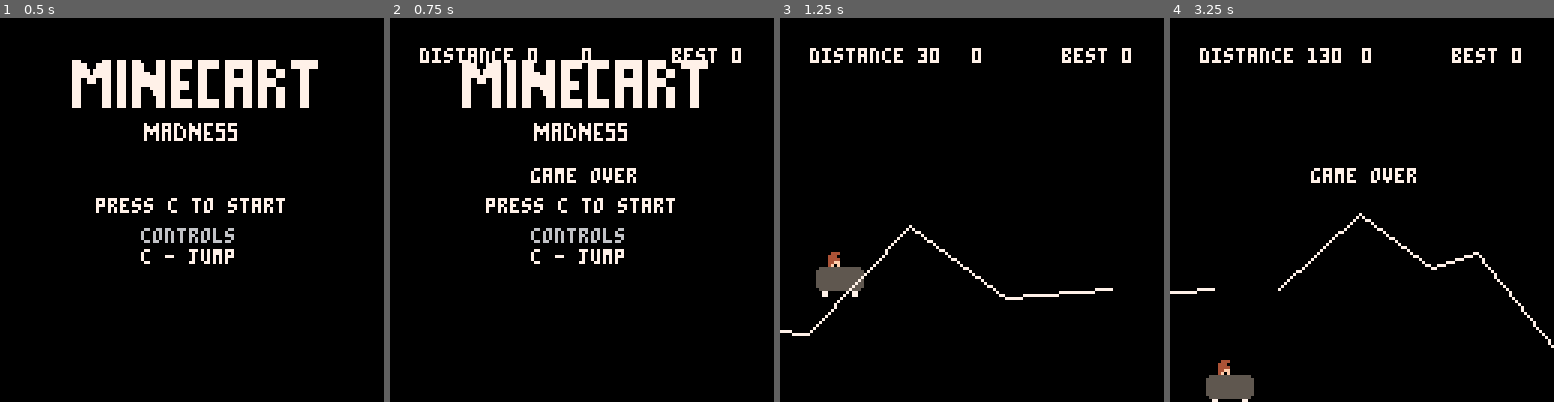
Above: before the commit, frames 1-4 (left to right).
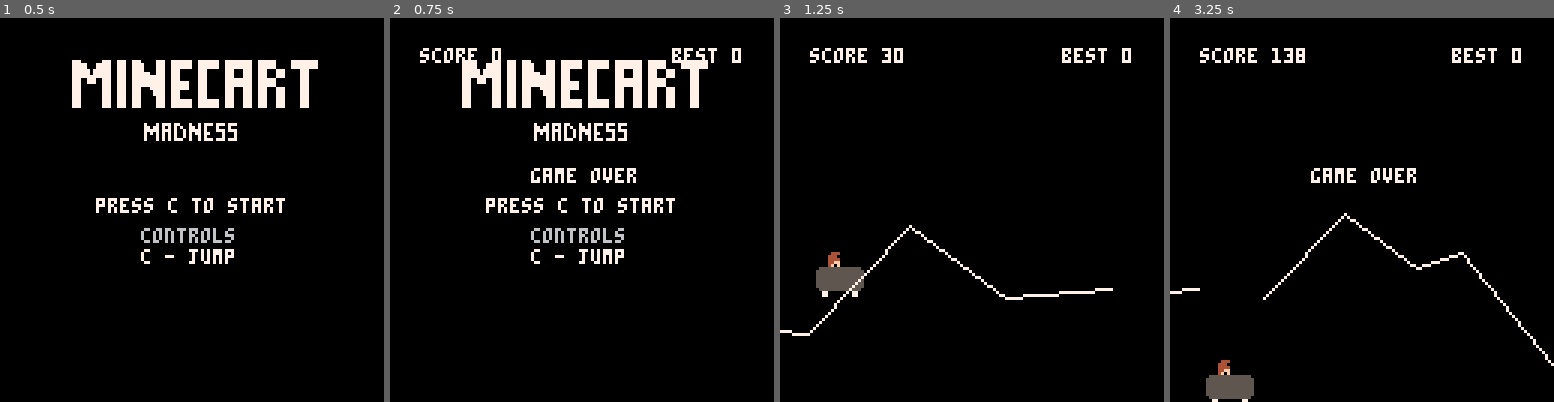
Above: after the commit, the same moments.

Repository: underscorePeanutButter/MinecartMadness
Game: PICO-8 cartridge dkkart.p8
Two runs of this game, one before a commit and one after it. Both use one fixed random seed, a clock stepped at 60 frames per second and the inputs below.
Inputs:
- Up to frame 1 (0.5 s): no input
- Up to frame 2 (0.75 s): tap O (Z key) at 0.7 s
- Up to frame 3 (1.25 s): no input
- Up to frame 4 (3.25 s): tap O (Z key) every 0.4 s from 1.7 to 2.9 s

Frame 1 is identical in both runs. In frame 2, 0.5% of the frame differs, in the area x 7-53%, y 7-12%; in frame 3, 0.5%; in frame 4, 2.0%, in the area x 3-100%, y 7-91%.

Commit message:
Update dkkart.p8
- Increase speed and shorten lookahead based on score
- Decrease frequency of holes
- Allow hole segments to have non-zero slope

Diff:
--- a/dkkart.p8
+++ b/dkkart.p8
@@ -17,9 +17,14 @@
     player_h = sprite_h * 2
     kremling_w = sprite_w * 2
     kremling_h = sprite_h * 2
+
+    player_x_start = 20
+    player_x_speed_start = 2
     track_y_start = 68
     track_y_min = 60
+    track_y_max = 128
     track_y_margin = 60
+    hole_delta_y_max = 20
     track_segment_max_length = 40
     max_track_segments = 10
     max_jump_count = 2
@@ -31,9 +36,9 @@
 
     -- STATE
     player = {
-        x = 20,
+        x = player_x_start,
         y = track_y_start - player_h,
-        x_speed = 2,
+        x_speed = player_x_speed_start,
         y_speed = 0,
         is_jumping = false,
         jump_count = 0,
@@ -176,12 +181,13 @@
 function spawn_hole_segment(start_y)
     segment_length = flr(rnd(10)) + player_w
 
-    -- TODO: allow spawning a y2 that is lower, but not higher
+    delta_y = flr(rnd(hole_delta_y_max)) - hole_delta_y_max / 2
+
     track_segment = {
         x1 = 0,
         y1 = start_y,
         x2 = segment_length,
-        y2 = start_y,
+        y2 = min(max(start_y + delta_y, track_y_min), track_y_max),
         length = segment_length, -- same as x2, but reads better
         type = t_hole
     }
@@ -372,12 +378,10 @@
             print("game over", 47, 50, 7)
         end
 
-        print("distance "..current_score, 10, 10, 7)
+        print("score "..current_score, 10, 10, 7)
 
         high_score_display = "best "..high_score
         print(high_score_display, 118 - #high_score_display * 4, 10, 7)
-
-        print(""..player.jump_count, 64, 10, 7)
     end
 end
 
@@ -392,7 +396,7 @@
         -- ONLY IF PLAYER IS ALIVE
         if player.y < 128 then
             current_track_segment_offset += player.x_speed
-            current_score += player.x_speed
+            current_score += 2
 
             if DEBUG_SPAWNING then
                 spawned_kremling = false
@@ -416,7 +420,7 @@
                     spawn_track_segment(track_segments[#track_segments].y2)
                     spawn_track_segment(track_segments[#track_segments].y2)
                 else
-                    should_spawn_hole = flr(rnd(10)) >= 8
+                    should_spawn_hole = flr(rnd(10)) >= 7
                     if should_spawn_hole and track_segments[#track_segments].type == t_track then
                         spawn_hole_segment(track_segments[#track_segments].y2)
                     else
@@ -488,6 +492,15 @@
                 spawn_kremling()
             end
 
+            -- GROW SPEED OVER TIME
+            if current_score > ((player.x_speed - player_x_speed_start + 1) * 2000) then
+                player.x_speed += 1
+            end
+
+            -- MOVE PLAYER RIGHT OVER TIME
+            if current_score > ((player.x - player_x_start + 1) * 500) then
+                player.x += 1
+            end
         else
             if btnp(4) then
                 main_menu = true
